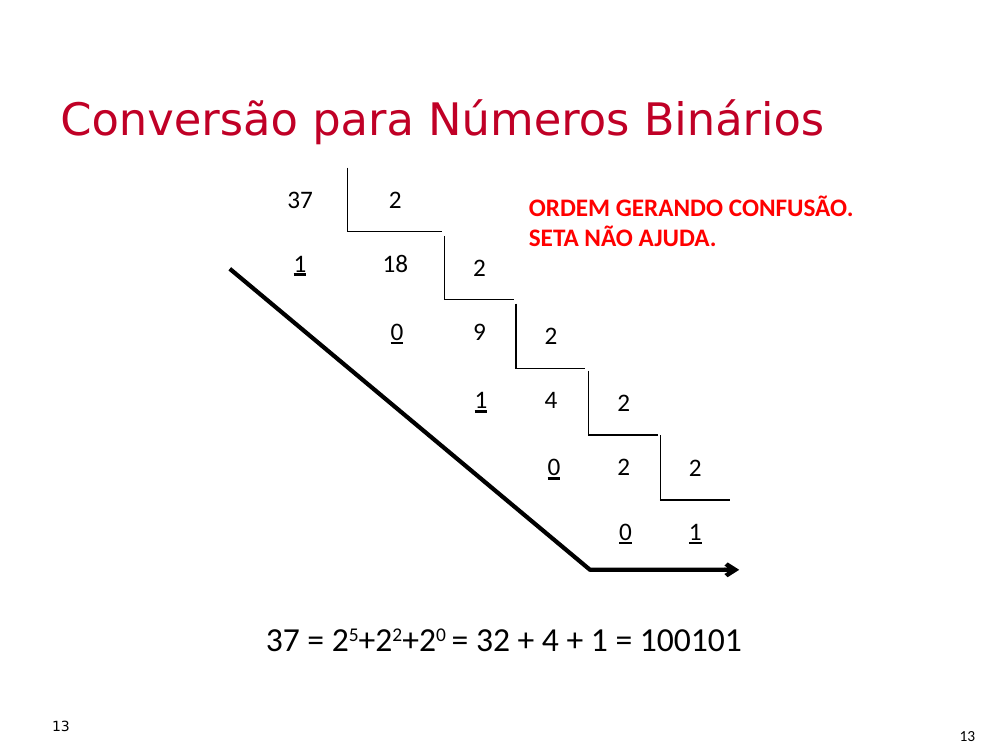
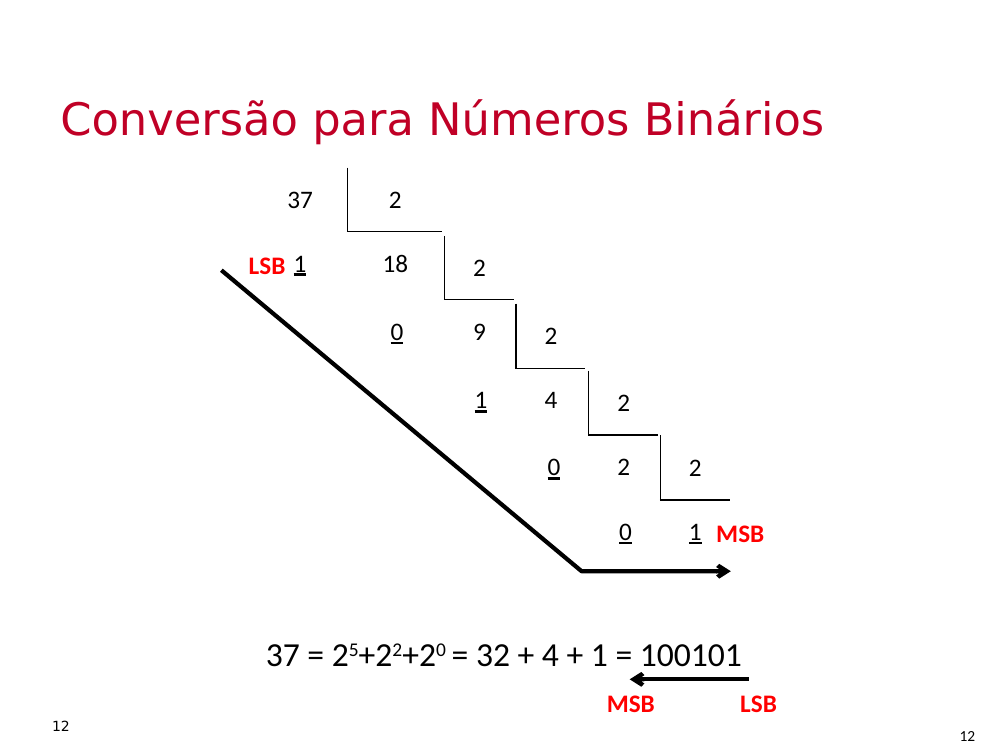
Before and after one commit to Insper/bits-e-proc, a slide deck: slide 12 of docs-src/slides/conteudoDadosDigitais.pptx (slide 13 before the commit). Drawn at 1008x756 pixels with LibreOffice and Linux fonts; fonts in the diff are those of the drawing; background and template pictures are left out. Boxes give left, top, right and bottom in pixels: in the first picture for what was removed or moved away, otherwise in the second. Text is boxed around its words. In the diff, an @@ line names an element or a change of style, - is before the commit and + after.

```diff
--- a/docs-src/slides/conteudoDadosDigitais.pptx
+++ b/docs-src/slides/conteudoDadosDigitais.pptx
@@ text removed at (x1=529, y1=196, x2=854, y2=247) @@
-ORDEM GERANDO CONFUSÃO. SETA NÃO AJUDA.
@@ text added at (x1=249, y1=257, x2=286, y2=274), 18 pt, text #FF0000, bold @@
+LSB
@@ freeform shape moved from (x1=230, y1=269, x2=739, y2=571) to (x1=222, y1=270, x2=731, y2=572) @@
@@ text added at (x1=716, y1=525, x2=764, y2=542), 18 pt, text #FF0000, bold @@
+MSB
@@ text "37 = 25+22+20 = 32 ..." rewrapped from (x1=266, y1=629, x2=742, y2=652) to (x1=266, y1=644, x2=742, y2=674) @@
@@ arrow moved from (849, 664) - (672, 663) to (749, 679) - (630, 679) @@
@@ arrow (749, 679) - (630, 679): stroke #FFFFFF 3 pt to #000000 3 pt @@
@@ text added at (x1=607, y1=695, x2=655, y2=712), 18 pt, text #FF0000, bold @@
+MSB
@@ text added at (x1=740, y1=695, x2=777, y2=712), 18 pt, text #FF0000, bold @@
+LSB
@@ page number at (x1=52, y1=720, x2=70, y2=731): text changed @@
-13
+12
@@ page number at (x1=960, y1=731, x2=976, y2=741): text changed @@
-13
+12
```
Also in this commit, not shown: 17 other slides changed, 2 slides added, 2 slides removed, 1 other file.
